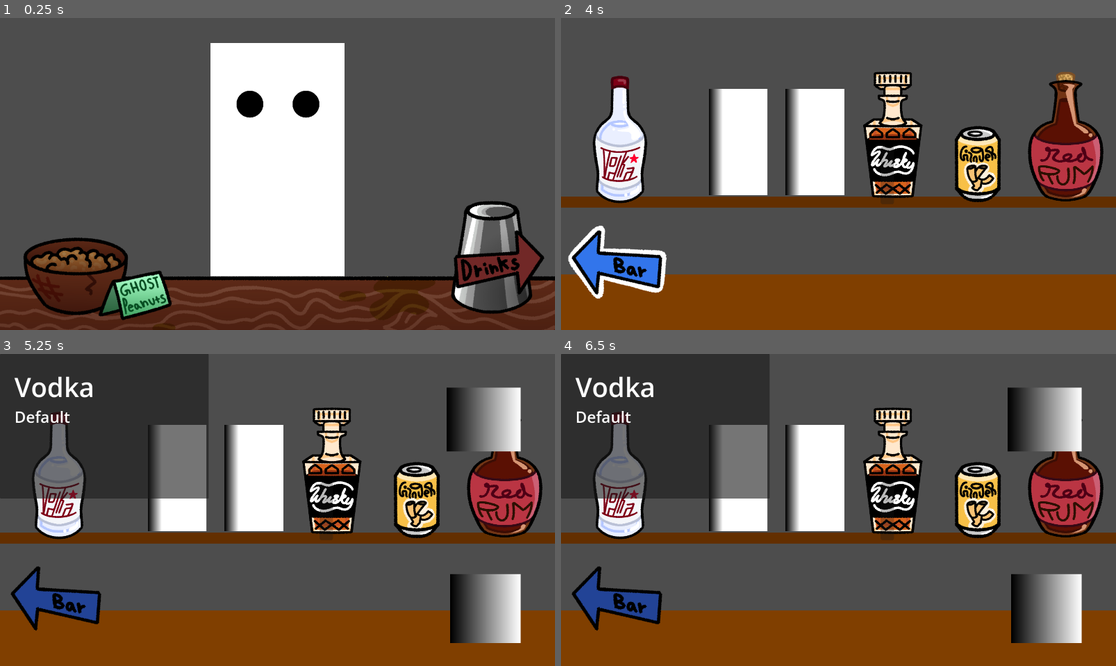
Above: before the commit, frames 1-4 (two rows, left to right).
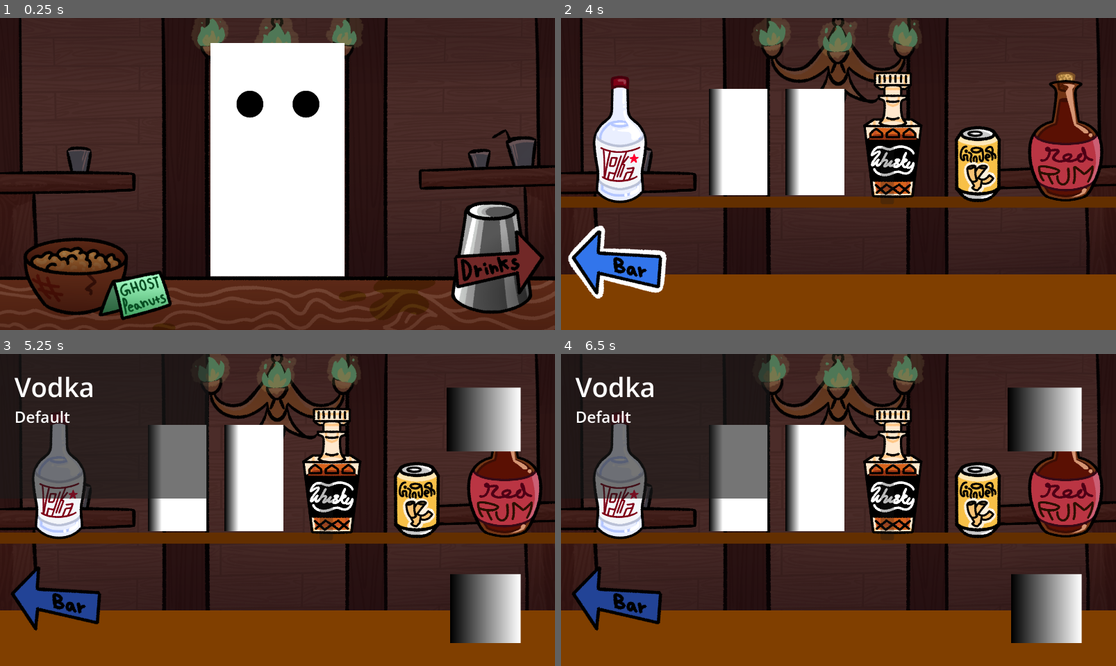
Above: after the commit, the same moments.

Repository: ChoppingChungy/spirit-game
Game: Godot game, scene res://src/scenes/main_game.tscn
The game is run twice, just before and just after one commit, with the same random seed, the same clock (stepped at 60 frames per second) and the same inputs.
Inputs (mouse positions are in pixels of both pictures, inside the frame that each line leads up to):
- Up to frame 1 (0.25 s): no input
- Up to frame 2 (4 s): tap Enter at 0.5 s; move the mouse to (960, 158) at 0.52 s; click (960, 158) at 0.67 s; move the mouse to (727, 189) at 1.27 s; click (727, 189) at 1.42 s; move the mouse to (894, 105) at 2.02 s; click (894, 105) at 2.17 s; move the mouse to (810, 236) at 2.77 s; click (810, 236) at 2.92 s; tap Space at 3.5 s; move the mouse to (1005, 220) at 3.52 s; click (1005, 220) at 3.67 s
- Up to frame 3 (5.25 s): click (61, 475) at 4.25 s; click (177, 478) at 5 s
- Up to frame 4 (6.5 s): click (816, 478) at 5.75 s

The runs differ from the first frame. In frame 1, 59% of the frame differs, in the area x 0-100%, y 0-84%; in frame 2, 59%; in frame 3, 44%; in frame 4, 44%.

Commit message:
Added bar background

Diff:
--- a/src/scenes/main_game.tscn
+++ b/src/scenes/main_game.tscn
@@ -1,16 +1,39 @@
 [gd_scene format=3 uid="uid://b2t704h6tdeim"]
 
 [ext_resource type="Script" uid="uid://bi2f5acgpucnx" path="res://src/scripts/main_game.gd" id="1_wwqub"]
+[ext_resource type="Texture2D" uid="uid://bs4leis8exogd" path="res://src/resources/images/Bar_Background_1.png" id="2_1he1f"]
 [ext_resource type="PackedScene" uid="uid://d0lr7g3kh3wtf" path="res://src/scenes/mix_menu.tscn" id="3_m7syd"]
 [ext_resource type="PackedScene" uid="uid://dakkx0t35t33l" path="res://src/scenes/scene_switcher.tscn" id="3_r3nyt"]
+[ext_resource type="Texture2D" uid="uid://cs60ente6cm3v" path="res://src/resources/images/Bar_Background_2.png" id="3_xt4wc"]
 [ext_resource type="PackedScene" uid="uid://dpeifvowepe6r" path="res://src/scenes/dialogue.tscn" id="4_m7syd"]
 [ext_resource type="PackedScene" uid="uid://43kxl7lrwakq" path="res://src/scenes/topping_menu.tscn" id="5_c5f53"]
+
+[sub_resource type="SpriteFrames" id="SpriteFrames_s7wsd"]
+animations = [{
+"frames": [{
+"duration": 1.0,
+"texture": ExtResource("2_1he1f")
+}, {
+"duration": 1.0,
+"texture": ExtResource("3_xt4wc")
+}],
+"loop": 1,
+"name": &"default",
+"speed": 5.0
+}]
 
 [node name="MainGame" type="Node" unique_id=855186453]
 script = ExtResource("1_wwqub")
 
 [node name="World" type="Node2D" parent="." unique_id=2064885806]
 unique_name_in_owner = true
+
+[node name="Background" type="AnimatedSprite2D" parent="World" unique_id=1489555837]
+modulate = Color(0.46618086, 0.4661808, 0.4661808, 1)
+sprite_frames = SubResource("SpriteFrames_s7wsd")
+autoplay = "default"
+frame_progress = 0.5558101
+centered = false
 
 [node name="GUI" type="CanvasLayer" parent="." unique_id=1248560299]
 unique_name_in_owner = true
Binary file added: src/resources/images/Bar_Background_1.png
Not shown, added: src/resources/images/Bar_Background_1.png.import
Binary file added: src/resources/images/Bar_Background_2.png
Not shown, added: src/resources/images/Bar_Background_2.png.import
